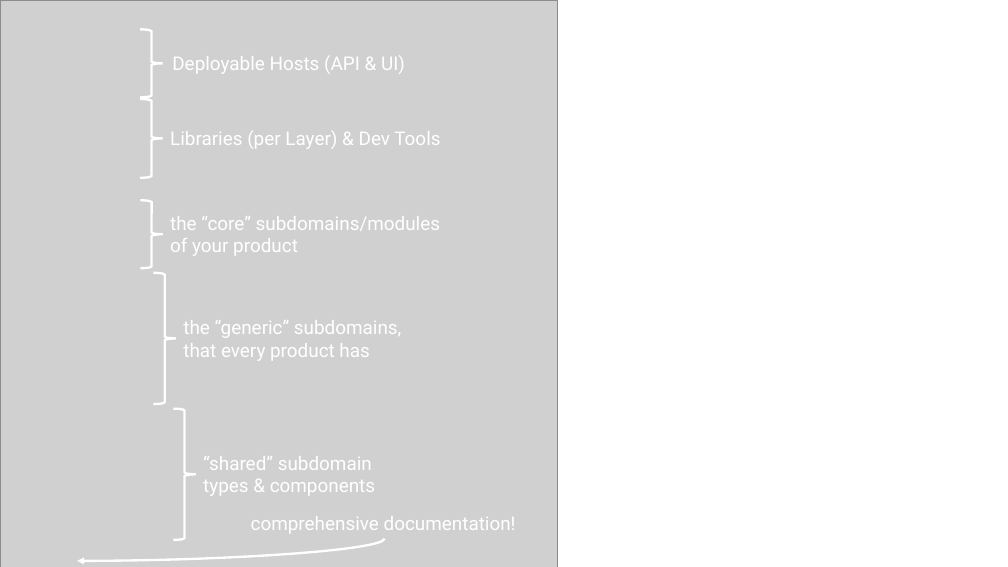
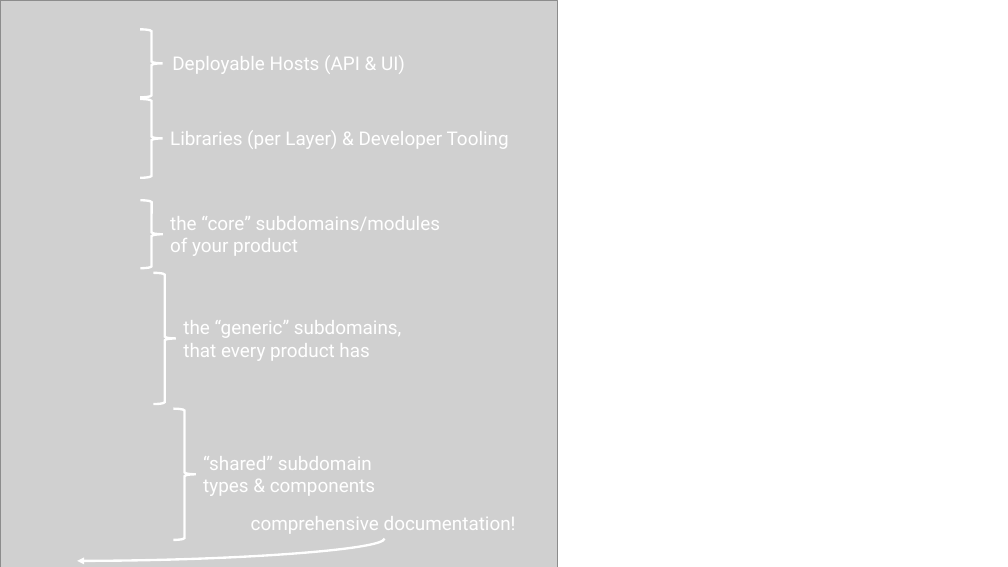
Before and after one commit to jezzsantos/saastack, a slide deck: slide 4 of docs/images/Sources.pptx (slide 5 before the commit). Drawn at 1008x567 pixels with LibreOffice and Linux fonts; fonts in the diff are those of the drawing; grey boxes stand for pictures. Boxes give left, top, right and bottom in pixels: in the first picture for what was removed or moved away, otherwise in the second. Text is boxed around its words. In the diff, an @@ line names an element or a change of style, - is before the commit and + after.

```diff
--- a/docs/images/Sources.pptx
+++ b/docs/images/Sources.pptx
@@ text at box(170, 131, 509, 149): text changed @@
-Libraries (per Layer) & Dev Tools
+Libraries (per Layer) & Developer Tooling
```
Also in this commit, not shown: 2 other slides changed, 29 other files.
